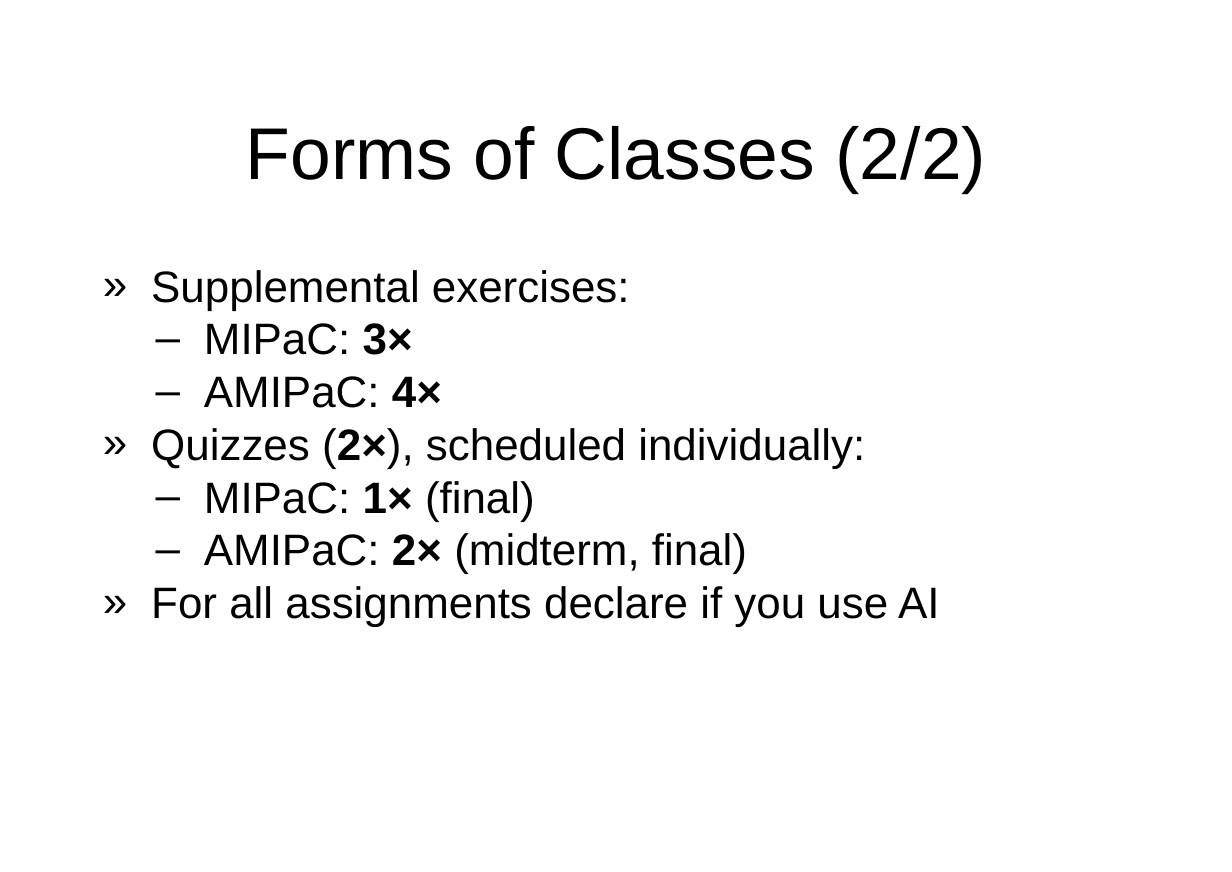
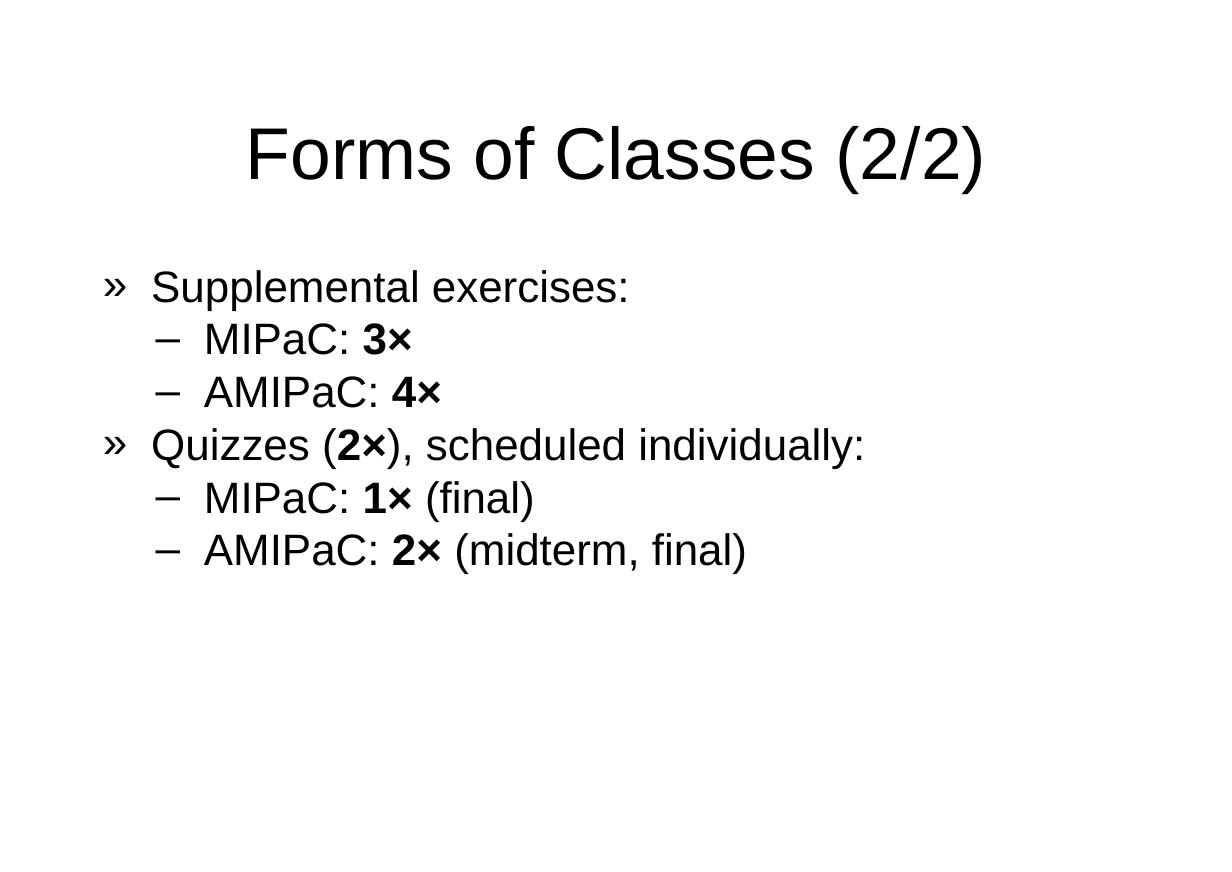
Before and after one commit to miklesz/AMIPaC, a slide deck: slide 8 of (A)MIPaC Introduction.pptx. Drawn at 1232x872 pixels with LibreOffice and Linux fonts; fonts in the diff are those of the drawing; background and template pictures are left out. Boxes give left, top, right and bottom in pixels: in the first picture for what was removed or moved away, otherwise in the second. Text is boxed around its words. In the diff, an @@ line names an element or a change of style, - is before the commit and + after.

```diff
--- a/(A)MIPaC Introduction.pptx
+++ b/(A)MIPaC Introduction.pptx
@@ text at [151,586,939,627]: paragraph removed @@
-» For all assignments declare if you use AI
```
Also in this commit, not shown: 1 other slide changed, 1 slide added, 7 other files.
